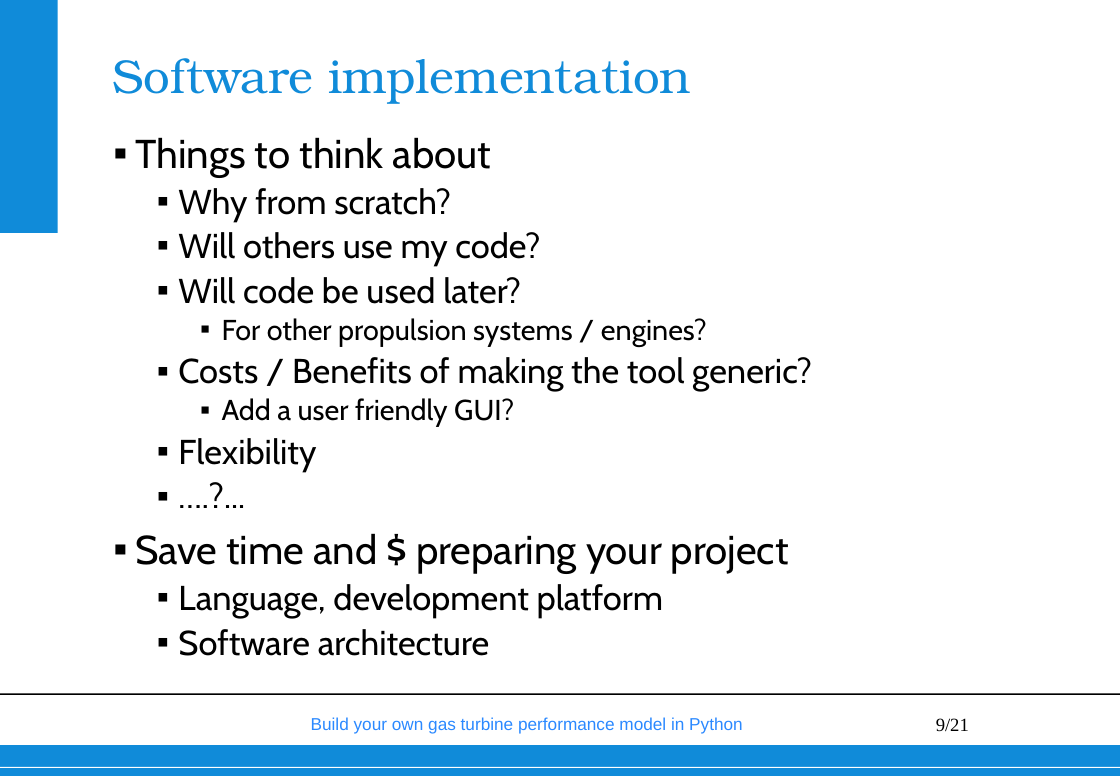
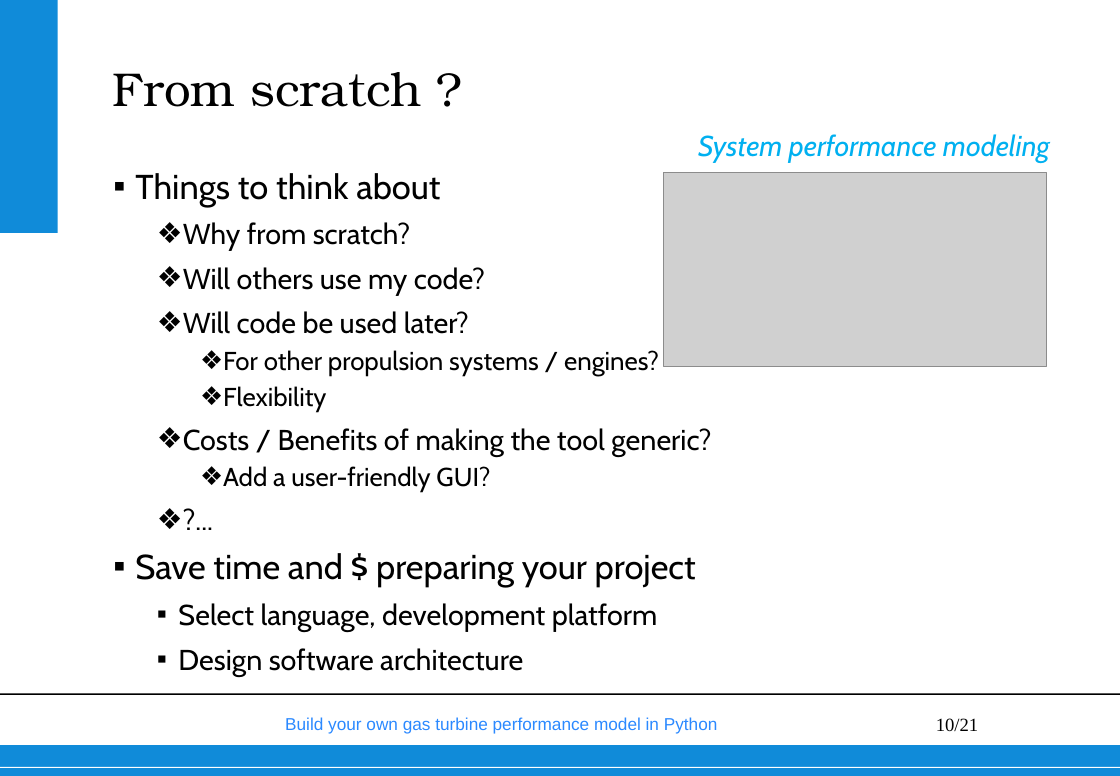
Before and after one commit to wvisser1958/GSPy, a slide deck: slide 10 of doc/Build your own gas turbine performance model from scratch.pptx (slide 9 before the commit). Drawn at 1120x776 pixels with LibreOffice and Linux fonts; fonts in the diff are those of the drawing; grey boxes stand for pictures; background and template pictures are left out. Boxes give left, top, right and bottom in pixels: in the first picture for what was removed or moved away, otherwise in the second. Text is boxed around its words. In the diff, an @@ line names an element or a change of style, - is before the commit and + after.

```diff
--- a/doc/Build your own gas turbine performance model from scratch.pptx
+++ b/doc/Build your own gas turbine performance model from scratch.pptx
@@ title at (112, 72, 421, 107): text changed; text colour #108BD9 to #000000 @@
-Software implementation
+From scratch ?
@@ text added at (698, 134, 1050, 162), 20 pt, text #00B0F0, italic @@
+System performance modeling
@@ text "Things to think about": place and size @@
-text "Things to think about" at (135, 137, 812, 618)
+text "Things to think about" at (135, 173, 711, 676)
@@ text at (135, 173, 711, 587): size 28 to 24 pt in "Things to think about", "Save time and $ preparing your project"; size 24 to 20 pt in "Why from scratch?", "Will others use my code?", "Will code be used later?", "Costs / Benefits of making the tool ..."; size 20 to 18 pt in "For other propulsion systems / engines?"; bullet ▪ to ❖ @@
@@ picture added at (664, 173, 1047, 366) @@
@@ text at (223, 386, 326, 411): paragraph added @@
+    ❖ Flexibility
@@ text at (223, 466, 490, 492): text changed; size 20 to 18 pt @@
-    ▪ Add a user friendly GUI?
-  ▪ Flexibility
-  ▪ ….?...
+    ❖ Add a user-friendly GUI?
+  ❖ ?...
@@ text at (178, 603, 658, 676): text changed; size 24 to 20 pt @@
-  ▪ Language, development platform
-  ▪ Software architecture
+  ▪ Select language, development platform
+  ▪ Design software architecture
@@ text "Build your own gas turbine ...": place and size @@
-text "Build your own gas turbine ..." at (311, 717, 743, 734)
+text "Build your own gas turbine ..." at (285, 717, 718, 734)
@@ page number at (936, 718, 978, 731): text changed @@
-9/21
+10/21
```
Also in this commit, not shown: 54 other slides changed, 2 slides added, 1 slide removed, 1 other file.
